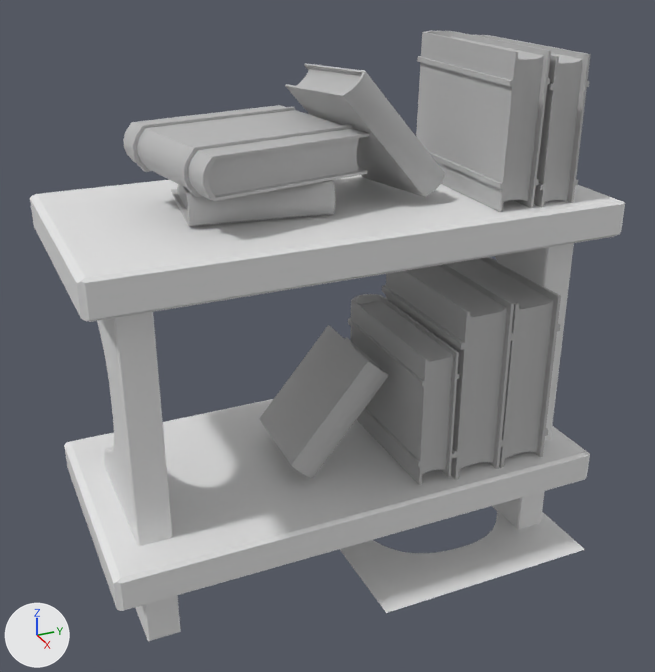
The FBX model Assets/Modelos3d/estanteriaLowPoly.fbx as it was, and as the next commit left it.
Camera for both pictures: a camera (50 mm lens) standing at (24.3, -11.2, 20.4) and looking at (-0.4, -0.1, 8.1). The lights are fixed; the arrows at lower left show +X, +Y and +Z. Where no turn or scale is listed for an object, it has been applied to the vertices.

Before the edit, the objects in view are built like this:
```python
ob_cube = bpy.data.objects.new('Cube', me_cube_002)
ob_cube.location = (-0.82, 0.0, 13.61)
ob_cube.rotation_euler = (0.0, 0.0, 1.571)  # degrees (0, 0, 90)
ob_cube.scale = (16.5, 8.23, 8.23)
ob_lateral1_001 = bpy.data.objects.new('Lateral1.001', me_plane_001)
ob_lateral1_001.location = (0.0, 4.0, 0.0)
ob_lateral1extrude_001 = bpy.data.objects.new('lateral1Extrude.001', me_plane)
ob_lateral1extrude_001.location = (0.0, 7.06, 8.13)
ob_lateral1extrude_001.rotation_euler = (1.571, 0.0, 0.0)  # degrees (90, 0, 0)
ob_lateral1extrude_001.scale = (3.96, 3.96, 3.96)
ob_libro1_001 = bpy.data.objects.new('Libro1.001', me_mesh_002)
ob_libro1_001.location = (0.23, 3.94, 6.59)
ob_libro1_001.rotation_euler = (1.571, 0.0, 0.0)  # degrees (90, 0, 0)
ob_libro1_001.scale = (5.23, 6.1, 1.72)
ob_libro5_001 = bpy.data.objects.new('Libro5.001', me_mesh_007)
ob_libro5_001.location = (0.19, 4.68, 14.92)
ob_libro5_001.rotation_euler = (1.551, 0.00252, -0.00853)  # degrees (89, 0.1, -0.5)
ob_libro5_001.scale = (5.23, 4.52, 1.18)
ob_libro7 = bpy.data.objects.new('Libro7', me_mesh_009)
ob_libro7.location = (-0.97, -2.44, 13.21)
ob_libro7.rotation_euler = (0.0, -3.142, -0.137)  # degrees (0, -180, -7.8)
ob_libro7.scale = (3.68, 4.19, 0.956)
ob_libro7_002 = bpy.data.objects.new('Libro7.002', me_mesh_001)
ob_libro7_002.location = (-0.76, -0.18, 5.63)
ob_libro7_002.rotation_euler = (0.863, -0.0677, -0.0689)  # degrees (49, -3.9, -3.9)
ob_libro7_002.scale = (-3.68, -4.19, -0.956)
ob_patas = bpy.data.objects.new('Patas', me_plane_002)
ob_patas.location = (0.0, -6.8, 4.53)
ob_patas.rotation_euler = (1.571, 0.0, 0.0)  # degrees (90, 0, 0)
ob_patas.scale = (3.96, 3.96, 3.96)
ob_patas_001 = bpy.data.objects.new('Patas.001', me_plane_002)
ob_patas_001.location = (0.0, 7.05, 4.53)
ob_patas_001.rotation_euler = (1.571, 0.0, 0.0)  # degrees (90, 0, 0)
ob_patas_001.scale = (3.96, 3.96, 3.96)
# also in view: 'Libro5' at (0.0, 6.1, 14.7); 'Libro1' at (0.0, 5.7, 6.5); 'Libro5.003' at (0.0, 2.3, 6.1); 'Libro5.002' at (-0.8, -2.6, 14.4); 'Cube.001' at (-0.8, 0.0, 3.0)
```
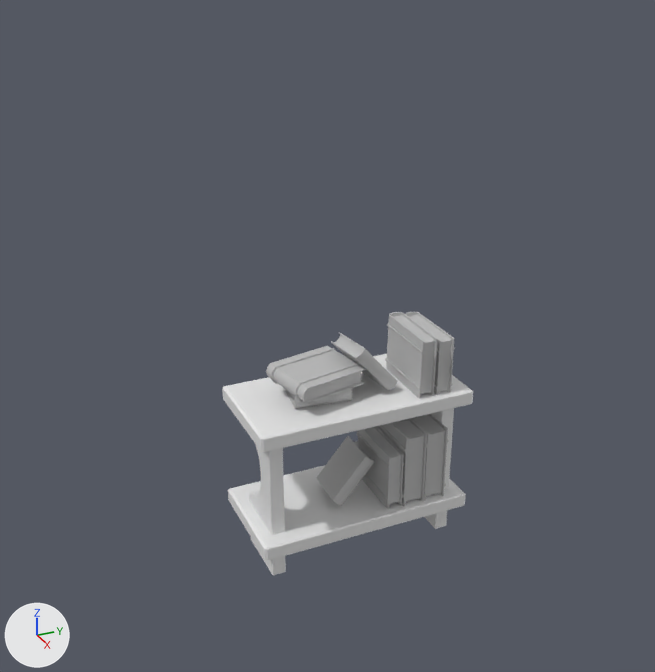
The change in detail:
Object 'Libro1.001' (ob_libro1_001) moves from (0.23, 3.94, 6.59) to (-0.03, 2.52, 3.14).
Object 'Libro1.001' (ob_libro1_001) is rescaled from (5.23, 6.1, 1.72) to (2.42, 2.82, 0.795).
Object 'Cube.001' (ob_cube_001) moves from (-0.82, 0.0, 4.58) to (-0.52, 0.7, 2.21).
Object 'Cube.001' (ob_cube_001) is rescaled from (16.5, 8.23, 8.23) to (7.61, 3.81, 3.81).
Object 'lateral1Extrude' (ob_lateral1extrude) moves from (0.0, -6.8, 8.13) to (-0.14, -2.45, 3.85).
Object 'lateral1Extrude' (ob_lateral1extrude) is rescaled from (3.96, 3.96, 3.96) to (1.83, 1.83, 1.83).
Object 'Lateral1.001' (ob_lateral1_001) is deleted.
Object 'Libro7.001' (ob_libro7_001) moves from (-0.76, 1.28, 14.65) to (-0.49, 1.29, 6.86).
Object 'Libro7.001' (ob_libro7_001) is rescaled from (3.68, 4.19, 0.956) to (1.7, 1.94, 0.442).
Object 'Patas' (ob_patas) moves from (0.0, -6.8, 4.53) to (-0.14, -2.45, 2.18).
Object 'Patas' (ob_patas) is rescaled from (3.96, 3.96, 3.96) to (1.83, 1.83, 1.83).
Object 'Libro5' (ob_libro5) moves from (0.23, 6.06, 14.74) to (-0.03, 3.5, 6.91).
Object 'Libro5' (ob_libro5) is rescaled from (5.23, 4.52, 1.18) to (2.42, 2.09, 0.546).
Object 'Patas.001' (ob_patas_001) moves from (0.0, 7.05, 4.53) to (-0.14, 3.96, 2.18).
Object 'Patas.001' (ob_patas_001) is rescaled from (3.96, 3.96, 3.96) to (1.83, 1.83, 1.83).
Object 'Libro5.002' (ob_libro5_002) moves from (-0.78, -2.41, 14.41) to (-0.5, -0.42, 6.75).
Object 'Libro5.002' (ob_libro5_002) is rescaled from (5.23, 4.52, 1.18) to (2.42, 2.09, 0.546).
Object 'Libro5.001' (ob_libro5_001) moves from (0.19, 4.68, 14.92) to (-0.05, 2.86, 6.99).
Object 'Libro5.001' (ob_libro5_001) is rescaled from (5.23, 4.52, 1.18) to (2.42, 2.09, 0.546).
Object 'Libro5.003' (ob_libro5_003) moves from (0.23, 2.29, 6.06) to (-0.03, 1.76, 2.89).
Object 'Libro5.003' (ob_libro5_003) is rescaled from (5.23, 4.52, 1.18) to (2.42, 2.09, 0.546).
Object 'Libro7' (ob_libro7) moves from (-0.97, -2.44, 13.21) to (-0.58, -0.43, 6.2).
Object 'Libro7' (ob_libro7) is rescaled from (3.68, 4.19, 0.956) to (1.7, 1.94, 0.442).
Object 'Cube' (ob_cube) moves from (-0.82, 0.0, 13.61) to (-0.52, 0.7, 6.38).
Object 'Cube' (ob_cube) is rescaled from (16.5, 8.23, 8.23) to (7.61, 3.81, 3.81).
Object 'Libro7.002' (ob_libro7_002) moves from (-0.76, -0.18, 5.63) to (-0.49, 0.61, 2.69).
Object 'Libro7.002' (ob_libro7_002) is rescaled from (-3.68, -4.19, -0.956) to (-1.7, -1.94, -0.442).
Object 'Libro1' (ob_libro1) moves from (0.23, 5.73, 6.55) to (-0.03, 3.35, 3.12).
Object 'Libro1' (ob_libro1) is rescaled from (5.23, 6.1, 1.72) to (2.42, 2.82, 0.795).
Object 'lateral1Extrude.001' (ob_lateral1extrude_001) moves from (0.0, 7.06, 8.13) to (-0.14, 3.96, 3.85).
Object 'lateral1Extrude.001' (ob_lateral1extrude_001) is rescaled from (3.96, 3.96, 3.96) to (1.83, 1.83, 1.83).

Where the change shows, as pixel boxes (x1, y1, x2, y2) in the pictures (655 x 672 px):
'Cube', moved, rescaled: before (30, 175, 625, 322); after (222, 354, 473, 452)
'Cube.001', moved, rescaled (55% narrower, 54% shorter): before (64, 399, 590, 611); after (228, 465, 466, 561)
'Libro5.001', moved, rescaled (60% narrower, 52% shorter): before (416, 31, 551, 212); after (385, 312, 438, 399)
'Libro5.002', moved, rescaled (59% narrower, 40% shorter): before (123, 105, 369, 201); after (266, 346, 366, 403)
'Libro1.001', moved, rescaled: before (382, 264, 514, 480); after (376, 418, 427, 506)
'Libro5.003', moved, rescaled (57% narrower, 56% shorter): before (348, 294, 459, 485); after (357, 426, 404, 509)
'lateral1Extrude', moved, rescaled: before (97, 312, 172, 546); after (249, 445, 285, 535)
'Libro7.002', moved, rescaled (54% narrower, 54% shorter): before (259, 325, 389, 478); after (316, 436, 375, 506)
'Libro1', moved, rescaled: before (449, 257, 561, 468); after (411, 414, 449, 501)
'Lateral1.001', deleted: before (340, 510, 585, 613)
'Libro7.001', moved, rescaled (58% narrower, 56% shorter): before (285, 63, 445, 197); after (331, 332, 397, 390)
'Libro5', moved, rescaled: before (475, 35, 591, 207); after (405, 312, 455, 395)
'Libro7', moved, rescaled: before (171, 180, 335, 226); after (284, 388, 352, 409)
'lateral1Extrude.001', moved, rescaled: before (495, 243, 574, 441); after (431, 408, 454, 489)
'Patas', moved, rescaled: before (135, 595, 181, 641); after (251, 538, 286, 575)
'Patas.001', moved, rescaled (57% narrower, 52% shorter): before (492, 491, 545, 530); after (425, 511, 447, 529)
